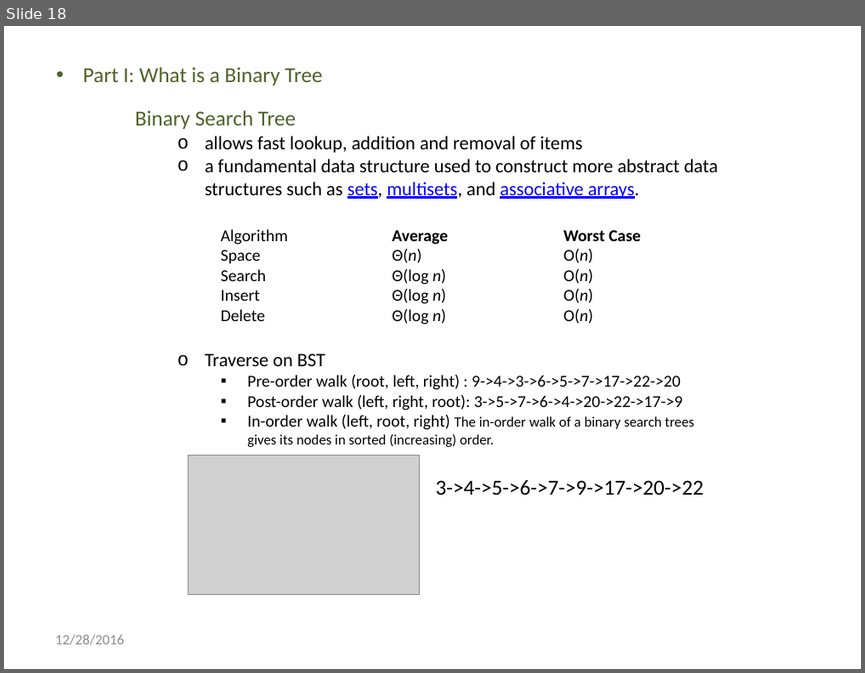
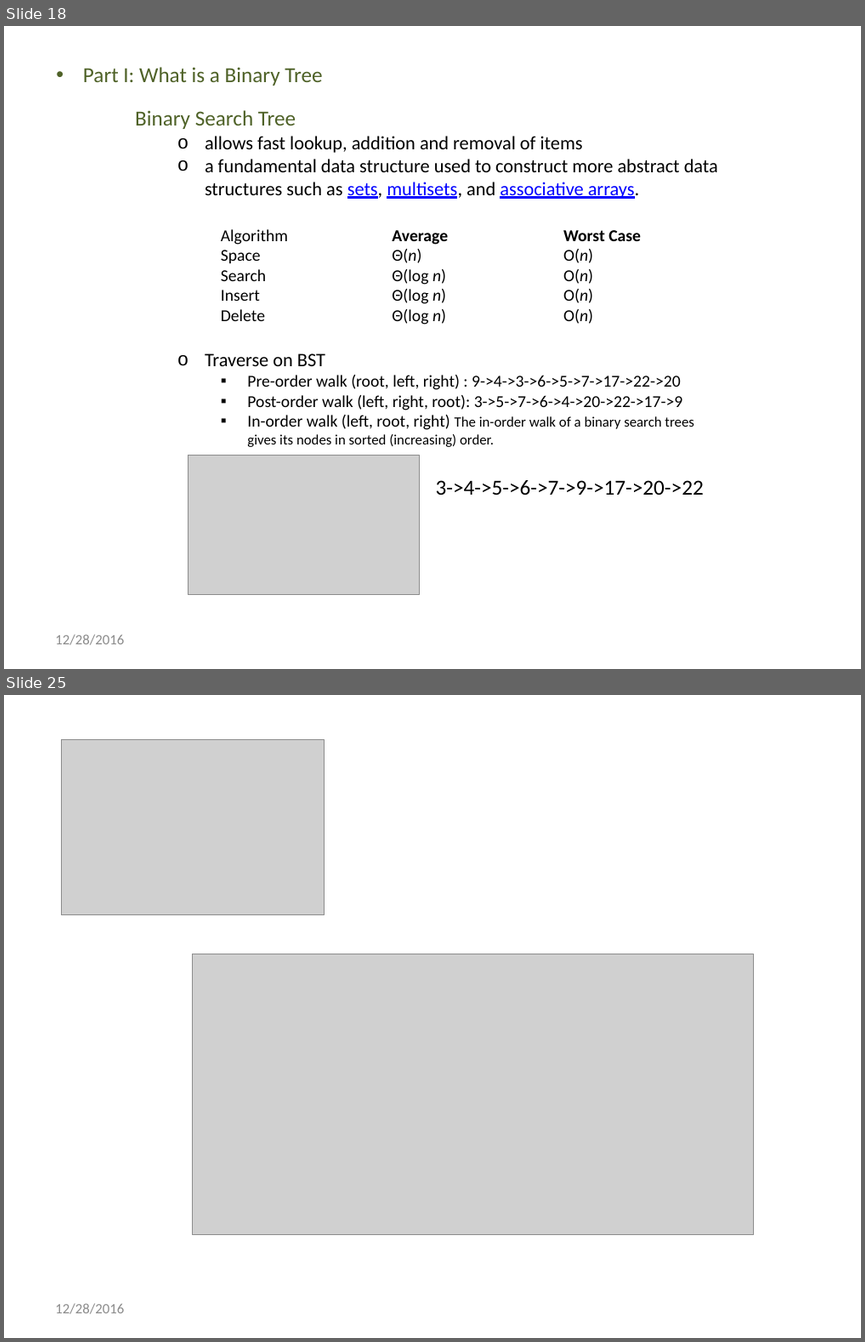
Before and after one commit to renee2016/wilfrid, a slide deck: resource/Introduction to Binary Tree.pptx. Shown one above the other, each under a label of ours: slide 18 before the commit, slides 18 and 25 after it; the slides between them are not shown. The pictures are 865x673 and 865x1342 pixels, drawn with LibreOffice and Linux fonts; fonts in the diff are those of the drawing; grey boxes stand for pictures. Boxes give left, top, right and bottom in pixels: in the first picture for what was removed or moved away, otherwise in the second. Text is boxed around its words. In the diff, an @@ line names an element or a change of style, - is before the commit and + after.

```diff
--- a/resource/Introduction to Binary Tree.pptx
+++ b/resource/Introduction to Binary Tree.pptx
@@ slide 25 added at (4,695,861,1338), background #FFFFFF @@
@@ picture added at (62,739,324,915) @@
@@ picture added at (193,953,753,1234) @@
@@ text added at (55,1303,124,1314), 12 pt, text #8C8C8C @@
+12/28/2016
```
Also in this commit, not shown: 10 slides changed, 5 other slides added, 1 other file.
